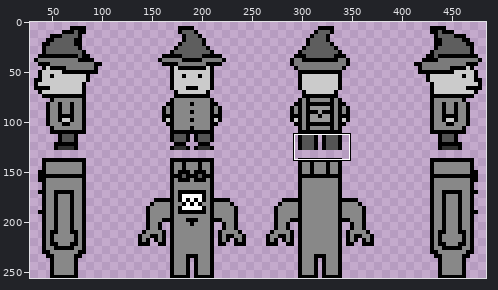
Sprite sheet, stored at assets/entitiesx128.png. The first picture is a wide view before the edit; the outline marks the close-up.
Close-up. Before:
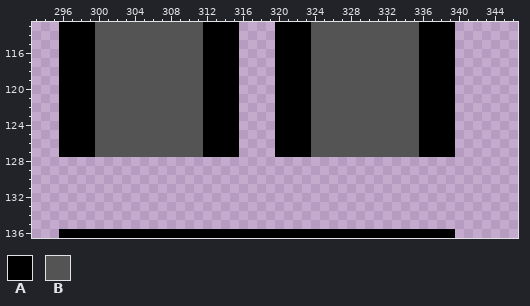
The file is 512x256 pixels. Shown: x 293..346, y 113..136. The wide view leaves out empty margins.
Palette (. is transparent): A #000000  B #545454
Pixels before, first column x 296:
113 AAAABBBBBBBBBBBBAAAA....AAAABBBBBBBBBBBBAAAA
114 AAAABBBBBBBBBBBBAAAA....AAAABBBBBBBBBBBBAAAA
115 AAAABBBBBBBBBBBBAAAA....AAAABBBBBBBBBBBBAAAA
116 AAAABBBBBBBBBBBBAAAA....AAAABBBBBBBBBBBBAAAA
117 AAAABBBBBBBBBBBBAAAA....AAAABBBBBBBBBBBBAAAA
118 AAAABBBBBBBBBBBBAAAA....AAAABBBBBBBBBBBBAAAA
119 AAAABBBBBBBBBBBBAAAA....AAAABBBBBBBBBBBBAAAA
120 AAAABBBBBBBBBBBBAAAA....AAAABBBBBBBBBBBBAAAA
121 AAAABBBBBBBBBBBBAAAA....AAAABBBBBBBBBBBBAAAA
122 AAAABBBBBBBBBBBBAAAA....AAAABBBBBBBBBBBBAAAA
123 AAAABBBBBBBBBBBBAAAA....AAAABBBBBBBBBBBBAAAA
124 AAAABBBBBBBBBBBBAAAA....AAAABBBBBBBBBBBBAAAA
125 AAAABBBBBBBBBBBBAAAA....AAAABBBBBBBBBBBBAAAA
126 AAAABBBBBBBBBBBBAAAA....AAAABBBBBBBBBBBBAAAA
127 AAAABBBBBBBBBBBBAAAA....AAAABBBBBBBBBBBBAAAA
128 ............................................
129 ............................................
130 ............................................
131 ............................................
132 ............................................
133 ............................................
134 ............................................
135 ............................................
136 AAAAAAAAAAAAAAAAAAAAAAAAAAAAAAAAAAAAAAAAAAAA
The same view after the edit:
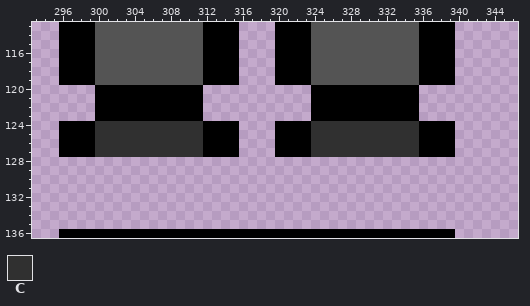
Colours new in this view: C #303030
Commit: Fixed player shoes
Edits made:
y 120..123: x 296..315 AAAABBBBBBBBBBBBAAAA -> ....AAAAAAAAAAAA....; x 320..339 AAAABBBBBBBBBBBBAAAA -> ....AAAAAAAAAAAA....
y 124..127: x 300..311 BBBBBBBBBBBB -> CCCCCCCCCCCC; x 324..335 BBBBBBBBBBBB -> CCCCCCCCCCCC
Changed places in both close-ups, as pixel boxes (x1, y1, x2, y2):
changed: (59, 85, 239, 157)
changed: (275, 85, 455, 157)
